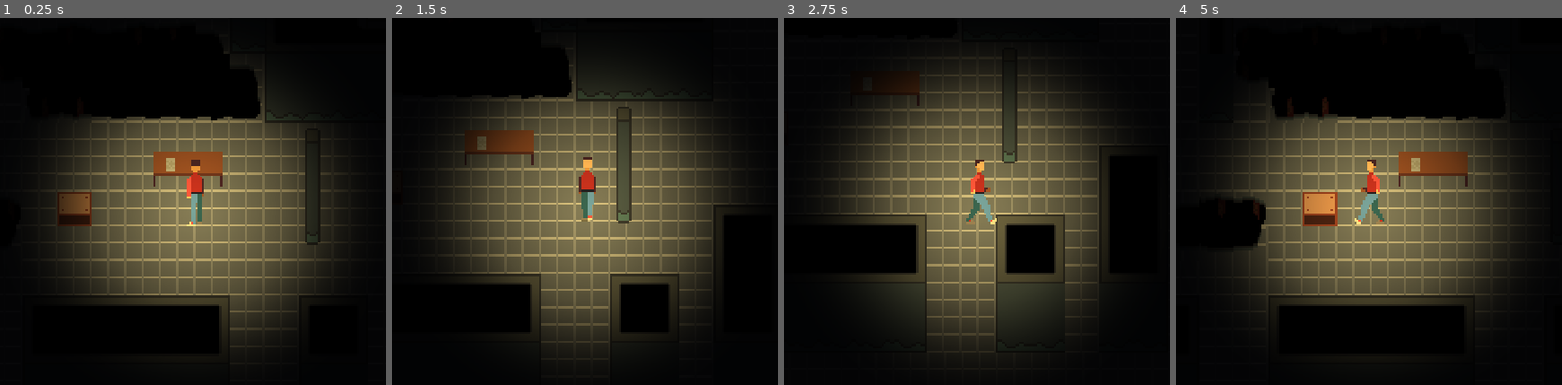
Above: before the commit, frames 1-4 (left to right).
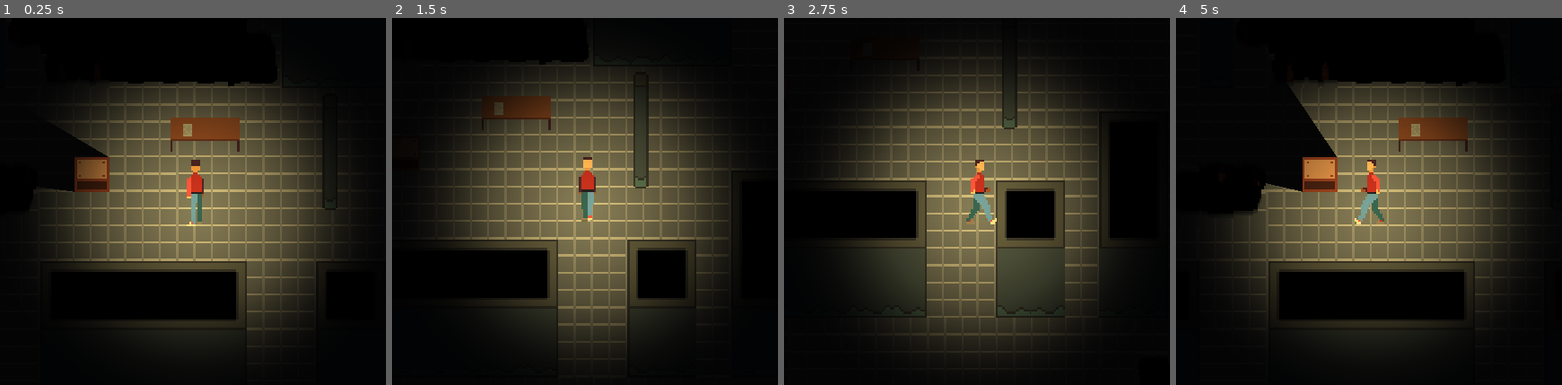
Above: after the commit, the same moments.

Repository: sudolink/PT_game_godot
Game: Godot game, scene res://alpha_room.tscn
Two runs of this game, one before a commit and one after it. Both use one fixed random seed, a clock stepped at 60 frames per second and the inputs below.
Inputs:
- Up to frame 1 (0.25 s): no input
- Up to frame 2 (1.5 s): tap Enter at 0.5 s; hold Right (ui_right) 0.53-1.28 s; tap Space (ui_select) at 0.77 s; hold Down (ui_down) from 1.28 s (still down)
- Up to frame 3 (2.75 s): tap Space (ui_select) at 1.52 s; release Down (ui_down) at 2.03 s; hold Right (ui_right) from 2.03 s (still down)
- Up to frame 4 (5 s): release Right (ui_right) at 2.78 s; hold Up (ui_up) 2.78-3.53 s; tap Space (ui_select) at 3.02, 3.77, 4.52 s; hold Left (ui_left) from 3.53 s (still down)

The runs differ from the first frame. In frame 1, 15% of the frame differs, in the area x 11-89%, y 9-90%; in frame 2, 12%; in frame 3, 7.4%; in frame 4, 20%, in the area x 9-84%, y 17-89%.

Commit message:
shadow, interaction

Diff:
--- /dev/null
+++ b/Box.gd
@@ -0,0 +1,16 @@
+extends StaticBody2D
+
+# Declare member variables here. Examples:
+# var a = 2
+# var b = "text"
+
+# Called when the node enters the scene tree for the first time.
+func _ready():
+	print("box is ready")
+
+# Called every frame. 'delta' is the elapsed time since the previous frame.
+#func _process(delta):
+#	pass
+
+func description():
+	print("It's a wooden box.")
--- a/alpha_room.tscn
+++ b/alpha_room.tscn
@@ -1,114 +1,134 @@
-[gd_scene load_steps=68 format=2]
+[gd_scene load_steps=75 format=2]
 
 [ext_resource path="res://tileset.tres" type="TileSet" id=1]
 [ext_resource path="res://TileMap.gd" type="Script" id=2]
-[ext_resource path="res://assets/objects/Box.png" type="Texture" id=3]
-[ext_resource path="res://assets/objects/Table.png" type="Texture" id=4]
-[ext_resource path="res://assets/objects/Column.png" type="Texture" id=5]
-[ext_resource path="res://KinematicBody2D.gd" type="Script" id=6]
-[ext_resource path="res://assets/character/walk-frames/DOWN/0_frame.png" type="Texture" id=7]
-[ext_resource path="res://assets/character/walk-frames/DOWN/1_frame.png" type="Texture" id=8]
-[ext_resource path="res://assets/character/walk-frames/DOWN/2_frame.png" type="Texture" id=9]
-[ext_resource path="res://assets/character/walk-frames/DOWN/3_frame.png" type="Texture" id=10]
-[ext_resource path="res://assets/character/walk-frames/DOWN/4_frame.png" type="Texture" id=11]
-[ext_resource path="res://assets/character/walk-frames/DOWN/5_frame.png" type="Texture" id=12]
-[ext_resource path="res://assets/character/walk-frames/DOWN/6_frame.png" type="Texture" id=13]
-[ext_resource path="res://assets/character/walk-frames/DOWN/7_frame.png" type="Texture" id=14]
-[ext_resource path="res://assets/character/walk-frames/DOWN/8_frame.png" type="Texture" id=15]
-[ext_resource path="res://assets/character/walk-frames/DOWN/9_frame.png" type="Texture" id=16]
-[ext_resource path="res://assets/character/walk-frames/DOWN/10_frame.png" type="Texture" id=17]
-[ext_resource path="res://assets/character/walk-frames/DOWN/11_frame.png" type="Texture" id=18]
-[ext_resource path="res://assets/character/walk-frames/UP/0_frame.png" type="Texture" id=19]
-[ext_resource path="res://assets/character/walk-frames/UP/1_frame.png" type="Texture" id=20]
-[ext_resource path="res://assets/character/walk-frames/UP/2_frame.png" type="Texture" id=21]
-[ext_resource path="res://assets/character/walk-frames/UP/3_frame.png" type="Texture" id=22]
-[ext_resource path="res://assets/character/walk-frames/UP/4_frame.png" type="Texture" id=23]
-[ext_resource path="res://assets/character/walk-frames/UP/5_frame.png" type="Texture" id=24]
-[ext_resource path="res://assets/character/walk-frames/UP/6_frame.png" type="Texture" id=25]
-[ext_resource path="res://assets/character/walk-frames/UP/7_frame.png" type="Texture" id=26]
-[ext_resource path="res://assets/character/walk-frames/UP/8_frame.png" type="Texture" id=27]
-[ext_resource path="res://assets/character/walk-frames/UP/9_frame.png" type="Texture" id=28]
-[ext_resource path="res://assets/character/walk-frames/UP/10_frame.png" type="Texture" id=29]
-[ext_resource path="res://assets/character/walk-frames/UP/11_frame.png" type="Texture" id=30]
-[ext_resource path="res://assets/character/walk-frames/LEFT/0_frame.png" type="Texture" id=31]
-[ext_resource path="res://assets/character/walk-frames/LEFT/1_frame.png" type="Texture" id=32]
-[ext_resource path="res://assets/character/walk-frames/LEFT/2_frame.png" type="Texture" id=33]
-[ext_resource path="res://assets/character/walk-frames/LEFT/3_frame.png" type="Texture" id=34]
-[ext_resource path="res://assets/character/walk-frames/LEFT/4_frame.png" type="Texture" id=35]
-[ext_resource path="res://assets/character/walk-frames/LEFT/5_frame.png" type="Texture" id=36]
-[ext_resource path="res://assets/character/walk-frames/LEFT/6_frame.png" type="Texture" id=37]
-[ext_resource path="res://assets/character/walk-frames/LEFT/7_frame.png" type="Texture" id=38]
-[ext_resource path="res://assets/character/walk-frames/LEFT/8_frame.png" type="Texture" id=39]
-[ext_resource path="res://assets/character/walk-frames/LEFT/9_frame.png" type="Texture" id=40]
-[ext_resource path="res://assets/character/walk-frames/LEFT/10_frame.png" type="Texture" id=41]
-[ext_resource path="res://assets/character/walk-frames/LEFT/11_frame.png" type="Texture" id=42]
-[ext_resource path="res://assets/character/walk-frames/UP_LEFT/0_frame.png" type="Texture" id=43]
-[ext_resource path="res://assets/character/walk-frames/UP_LEFT/1_frame.png" type="Texture" id=44]
-[ext_resource path="res://assets/character/walk-frames/UP_LEFT/2_frame.png" type="Texture" id=45]
-[ext_resource path="res://assets/character/walk-frames/UP_LEFT/3_frame.png" type="Texture" id=46]
-[ext_resource path="res://assets/character/walk-frames/UP_LEFT/4_frame.png" type="Texture" id=47]
-[ext_resource path="res://assets/character/walk-frames/UP_LEFT/5_frame.png" type="Texture" id=48]
-[ext_resource path="res://assets/character/walk-frames/UP_LEFT/6_frame.png" type="Texture" id=49]
-[ext_resource path="res://assets/character/walk-frames/UP_LEFT/7_frame.png" type="Texture" id=50]
-[ext_resource path="res://assets/character/walk-frames/UP_LEFT/8_frame.png" type="Texture" id=51]
-[ext_resource path="res://assets/character/walk-frames/UP_LEFT/9_frame.png" type="Texture" id=52]
-[ext_resource path="res://assets/character/walk-frames/UP_LEFT/10_frame.png" type="Texture" id=53]
-[ext_resource path="res://assets/character/walk-frames/UP_LEFT/11_frame.png" type="Texture" id=54]
-[ext_resource path="res://assets/character/idles/char_idle_up1.png" type="Texture" id=55]
-[ext_resource path="res://assets/character/idles/char_idle_upl.png" type="Texture" id=56]
-[ext_resource path="res://assets/character/idles/char_idle_upr.png" type="Texture" id=57]
-[ext_resource path="res://assets/character/idles/char_idle_left.png" type="Texture" id=58]
-[ext_resource path="res://assets/character/idles/char_idle_right.png" type="Texture" id=59]
-[ext_resource path="res://assets/character/idles/char_idle_downr.png" type="Texture" id=60]
-[ext_resource path="res://assets/character/idles/char_idle_downL.png" type="Texture" id=61]
-[ext_resource path="res://assets/character/light.png" type="Texture" id=62]
+[ext_resource path="res://Box.gd" type="Script" id=3]
+[ext_resource path="res://assets/objects/Box.png" type="Texture" id=4]
+[ext_resource path="res://detect_proximity.gd" type="Script" id=5]
+[ext_resource path="res://assets/objects/Table.png" type="Texture" id=6]
+[ext_resource path="res://assets/objects/Column.png" type="Texture" id=7]
+[ext_resource path="res://KinematicBody2D.gd" type="Script" id=8]
+[ext_resource path="res://assets/character/walk-frames/DOWN/0_frame.png" type="Texture" id=9]
+[ext_resource path="res://assets/character/walk-frames/DOWN/1_frame.png" type="Texture" id=10]
+[ext_resource path="res://assets/character/walk-frames/DOWN/2_frame.png" type="Texture" id=11]
+[ext_resource path="res://assets/character/walk-frames/DOWN/3_frame.png" type="Texture" id=12]
+[ext_resource path="res://assets/character/walk-frames/DOWN/4_frame.png" type="Texture" id=13]
+[ext_resource path="res://assets/character/walk-frames/DOWN/5_frame.png" type="Texture" id=14]
+[ext_resource path="res://assets/character/walk-frames/DOWN/6_frame.png" type="Texture" id=15]
+[ext_resource path="res://assets/character/walk-frames/DOWN/7_frame.png" type="Texture" id=16]
+[ext_resource path="res://assets/character/walk-frames/DOWN/8_frame.png" type="Texture" id=17]
+[ext_resource path="res://assets/character/walk-frames/DOWN/9_frame.png" type="Texture" id=18]
+[ext_resource path="res://assets/character/walk-frames/DOWN/10_frame.png" type="Texture" id=19]
+[ext_resource path="res://assets/character/walk-frames/DOWN/11_frame.png" type="Texture" id=20]
+[ext_resource path="res://assets/character/walk-frames/UP/0_frame.png" type="Texture" id=21]
+[ext_resource path="res://assets/character/walk-frames/UP/1_frame.png" type="Texture" id=22]
+[ext_resource path="res://assets/character/walk-frames/UP/2_frame.png" type="Texture" id=23]
+[ext_resource path="res://assets/character/walk-frames/UP/3_frame.png" type="Texture" id=24]
+[ext_resource path="res://assets/character/walk-frames/UP/4_frame.png" type="Texture" id=25]
+[ext_resource path="res://assets/character/walk-frames/UP/5_frame.png" type="Texture" id=26]
+[ext_resource path="res://assets/character/walk-frames/UP/6_frame.png" type="Texture" id=27]
+[ext_resource path="res://assets/character/walk-frames/UP/7_frame.png" type="Texture" id=28]
+[ext_resource path="res://assets/character/walk-frames/UP/8_frame.png" type="Texture" id=29]
+[ext_resource path="res://assets/character/walk-frames/UP/9_frame.png" type="Texture" id=30]
+[ext_resource path="res://assets/character/walk-frames/UP/10_frame.png" type="Texture" id=31]
+[ext_resource path="res://assets/character/walk-frames/UP/11_frame.png" type="Texture" id=32]
+[ext_resource path="res://assets/character/walk-frames/LEFT/0_frame.png" type="Texture" id=33]
+[ext_resource path="res://assets/character/walk-frames/LEFT/1_frame.png" type="Texture" id=34]
+[ext_resource path="res://assets/character/walk-frames/LEFT/2_frame.png" type="Texture" id=35]
+[ext_resource path="res://assets/character/walk-frames/LEFT/3_frame.png" type="Texture" id=36]
+[ext_resource path="res://assets/character/walk-frames/LEFT/4_frame.png" type="Texture" id=37]
+[ext_resource path="res://assets/character/walk-frames/LEFT/5_frame.png" type="Texture" id=38]
+[ext_resource path="res://assets/character/walk-frames/LEFT/6_frame.png" type="Texture" id=39]
+[ext_resource path="res://assets/character/walk-frames/LEFT/7_frame.png" type="Texture" id=40]
+[ext_resource path="res://assets/character/walk-frames/LEFT/8_frame.png" type="Texture" id=41]
+[ext_resource path="res://assets/character/walk-frames/LEFT/9_frame.png" type="Texture" id=42]
+[ext_resource path="res://assets/character/walk-frames/LEFT/10_frame.png" type="Texture" id=43]
+[ext_resource path="res://assets/character/walk-frames/LEFT/11_frame.png" type="Texture" id=44]
+[ext_resource path="res://assets/character/walk-frames/UP_LEFT/0_frame.png" type="Texture" id=45]
+[ext_resource path="res://assets/character/walk-frames/UP_LEFT/1_frame.png" type="Texture" id=46]
+[ext_resource path="res://assets/character/walk-frames/UP_LEFT/2_frame.png" type="Texture" id=47]
+[ext_resource path="res://assets/character/walk-frames/UP_LEFT/3_frame.png" type="Texture" id=48]
+[ext_resource path="res://assets/character/walk-frames/UP_LEFT/4_frame.png" type="Texture" id=49]
+[ext_resource path="res://assets/character/walk-frames/UP_LEFT/5_frame.png" type="Texture" id=50]
+[ext_resource path="res://assets/character/walk-frames/UP_LEFT/6_frame.png" type="Texture" id=51]
+[ext_resource path="res://assets/character/walk-frames/UP_LEFT/7_frame.png" type="Texture" id=52]
+[ext_resource path="res://assets/character/walk-frames/UP_LEFT/8_frame.png" type="Texture" id=53]
+[ext_resource path="res://assets/character/walk-frames/UP_LEFT/9_frame.png" type="Texture" id=54]
+[ext_resource path="res://assets/character/walk-frames/UP_LEFT/10_frame.png" type="Texture" id=55]
+[ext_resource path="res://assets/character/walk-frames/UP_LEFT/11_frame.png" type="Texture" id=56]
+[ext_resource path="res://assets/character/idles/char_idle_up1.png" type="Texture" id=57]
+[ext_resource path="res://assets/character/idles/char_idle_upl.png" type="Texture" id=58]
+[ext_resource path="res://assets/character/idles/char_idle_upr.png" type="Texture" id=59]
+[ext_resource path="res://assets/character/idles/char_idle_left.png" type="Texture" id=60]
+[ext_resource path="res://assets/character/idles/char_idle_right.png" type="Texture" id=61]
+[ext_resource path="res://assets/character/idles/char_idle_downr.png" type="Texture" id=62]
+[ext_resource path="res://assets/character/idles/char_idle_downL.png" type="Texture" id=63]
+[ext_resource path="res://assets/character/light.png" type="Texture" id=64]
+
+[sub_resource type="OccluderPolygon2D" id=8]
+cull_mode = 1
+polygon = PoolVector2Array( 0, -16, 16, -16, 16, 16, -16, 16, -16, -16 )
 
 [sub_resource type="CapsuleShape2D" id=7]
 radius = 17.6486
 height = 0.139648
 
+[sub_resource type="CircleShape2D" id=12]
+radius = 52.6092
+
+[sub_resource type="OccluderPolygon2D" id=10]
+cull_mode = 2
+polygon = PoolVector2Array( -15.9439, 7.94487, -15.0073, 7.94487, -15.0073, 3.0417, 15.0728, 3.0417, 15.1278, 7.99997, 15.9542, 7.94487, 16.0644, -8.03173, -16.0541, -8.03173 )
+
 [sub_resource type="CapsuleShape2D" id=6]
 radius = 10.9983
 height = 45.5403
 
+[sub_resource type="OccluderPolygon2D" id=11]
+cull_mode = 1
+polygon = PoolVector2Array( -2.97781, 25.9077, -3.92474, 25.9077, -3.78949, -25.8356, 2.9743, -25.8356, 2.98682, 25.9896, 2.01251, 25.9896, 2.01251, 26.889, -3.08377, 26.889 )
+
 [sub_resource type="CapsuleShape2D" id=5]
 radius = 7.09949
 height = 6.30383
 
 [sub_resource type="SpriteFrames" id=1]
 animations = [ {
-"frames": [ ExtResource( 7 ), ExtResource( 8 ), ExtResource( 9 ), ExtResource( 10 ), ExtResource( 11 ), ExtResource( 12 ), ExtResource( 13 ), ExtResource( 14 ), ExtResource( 15 ), ExtResource( 16 ), ExtResource( 17 ), ExtResource( 18 ) ],
+"frames": [ ExtResource( 9 ), ExtResource( 10 ), ExtResource( 11 ), ExtResource( 12 ), ExtResource( 13 ), ExtResource( 14 ), ExtResource( 15 ), ExtResource( 16 ), ExtResource( 17 ), ExtResource( 18 ), ExtResource( 19 ), ExtResource( 20 ) ],
 "loop": true,
 "name": "downWalk",
 "speed": 16.0
 }, {
-"frames": [ ExtResource( 19 ), ExtResource( 20 ), ExtResource( 21 ), ExtResource( 22 ), ExtResource( 23 ), ExtResource( 24 ), ExtResource( 25 ), ExtResource( 26 ), ExtResource( 27 ), ExtResource( 28 ), ExtResource( 29 ), ExtResource( 30 ) ],
+"frames": [ ExtResource( 21 ), ExtResource( 22 ), ExtResource( 23 ), ExtResource( 24 ), ExtResource( 25 ), ExtResource( 26 ), ExtResource( 27 ), ExtResource( 28 ), ExtResource( 29 ), ExtResource( 30 ), ExtResource( 31 ), ExtResource( 32 ) ],
 "loop": true,
 "name": "upWalk",
 "speed": 16.0
 }, {
-"frames": [ ExtResource( 31 ), ExtResource( 32 ), ExtResource( 33 ), ExtResource( 34 ), ExtResource( 35 ), ExtResource( 36 ), ExtResource( 37 ), ExtResource( 38 ), ExtResource( 39 ), ExtResource( 40 ), ExtResource( 41 ), ExtResource( 42 ) ],
+"frames": [ ExtResource( 33 ), ExtResource( 34 ), ExtResource( 35 ), ExtResource( 36 ), ExtResource( 37 ), ExtResource( 38 ), ExtResource( 39 ), ExtResource( 40 ), ExtResource( 41 ), ExtResource( 42 ), ExtResource( 43 ), ExtResource( 44 ) ],
 "loop": true,
 "name": "hWalk",
 "speed": 16.0
 }, {
-"frames": [ ExtResource( 43 ), ExtResource( 44 ), ExtResource( 45 ), ExtResource( 46 ), ExtResource( 47 ), ExtResource( 48 ), ExtResource( 49 ), ExtResource( 50 ), ExtResource( 51 ), ExtResource( 52 ), ExtResource( 53 ), ExtResource( 54 ) ],
+"frames": [ ExtResource( 45 ), ExtResource( 46 ), ExtResource( 47 ), ExtResource( 48 ), ExtResource( 49 ), ExtResource( 50 ), ExtResource( 51 ), ExtResource( 52 ), ExtResource( 53 ), ExtResource( 54 ), ExtResource( 55 ), ExtResource( 56 ) ],
 "loop": true,
 "name": "downDiag",
 "speed": 16.0
 }, {
-"frames": [ ExtResource( 55 ), ExtResource( 56 ), ExtResource( 57 ), ExtResource( 55 ), ExtResource( 58 ), ExtResource( 59 ), ExtResource( 60 ), ExtResource( 61 ) ],
+"frames": [ ExtResource( 57 ), ExtResource( 58 ), ExtResource( 59 ), ExtResource( 57 ), ExtResource( 60 ), ExtResource( 61 ), ExtResource( 62 ), ExtResource( 63 ) ],
 "loop": true,
 "name": "Idle",
-"speed": 1.0
-}, {
-"frames": [ ExtResource( 43 ), ExtResource( 44 ), ExtResource( 45 ), ExtResource( 46 ), ExtResource( 47 ), ExtResource( 48 ), ExtResource( 49 ), ExtResource( 50 ), ExtResource( 51 ), ExtResource( 52 ), ExtResource( 53 ), ExtResource( 54 ) ],
+"speed": 0.5
+}, {
+"frames": [ ExtResource( 45 ), ExtResource( 46 ), ExtResource( 47 ), ExtResource( 48 ), ExtResource( 49 ), ExtResource( 50 ), ExtResource( 51 ), ExtResource( 52 ), ExtResource( 53 ), ExtResource( 54 ), ExtResource( 55 ), ExtResource( 56 ) ],
 "loop": true,
 "name": "upDiag",
 "speed": 16.0
 } ]
 
 [sub_resource type="RectangleShape2D" id=2]
+
+[sub_resource type="CircleShape2D" id=9]
+radius = 65.6604
 
 [node name="room_alpha" type="Node2D"]
 
@@ -133,14 +153,31 @@
 [node name="Box" type="StaticBody2D" parent="interactibles"]
 light_mask = 0
 position = Vector2( 336, 304 )
+script = ExtResource( 3 )
+__meta__ = {
+"_edit_group_": true
+}
 
 [node name="Sprite" type="Sprite" parent="interactibles/Box"]
+show_behind_parent = true
 scale = Vector2( 2, 2 )
 z_index = -5
-texture = ExtResource( 3 )
+texture = ExtResource( 4 )
+
+[node name="LightOccluder2D" type="LightOccluder2D" parent="interactibles/Box/Sprite"]
+show_behind_parent = true
+scale = Vector2( 0.5, 0.5 )
+z_index = -10
+occluder = SubResource( 8 )
 
 [node name="CollisionShape2D" type="CollisionShape2D" parent="interactibles/Box"]
 shape = SubResource( 7 )
+
+[node name="detect_proximity" type="Area2D" parent="interactibles/Box"]
+script = ExtResource( 5 )
+
+[node name="CollisionShape2D" type="CollisionShape2D" parent="interactibles/Box/detect_proximity"]
+shape = SubResource( 12 )
 
 [node name="Table" type="StaticBody2D" parent="interactibles"]
 editor/display_folded = true
@@ -154,7 +191,11 @@
 position = Vector2( 0.244263, -5 )
 scale = Vector2( 2, 2 )
 z_index = -5
-texture = ExtResource( 4 )
+texture = ExtResource( 6 )
+
+[node name="LightOccluder2D" type="LightOccluder2D" parent="interactibles/Table/Sprite"]
+visible = false
+occluder = SubResource( 10 )
 
 [node name="CollisionShape2D2" type="CollisionShape2D" parent="interactibles/Table"]
 position = Vector2( 0.166107, -10.1696 )
@@ -172,18 +213,24 @@
 [node name="Sprite" type="Sprite" parent="interactibles/Pillar"]
 scale = Vector2( 2, 2 )
 z_index = -5
-texture = ExtResource( 5 )
+texture = ExtResource( 7 )
+
+[node name="LightOccluder2D" type="LightOccluder2D" parent="interactibles/Pillar/Sprite"]
+visible = false
+occluder = SubResource( 11 )
 
 [node name="CollisionShape2D" type="CollisionShape2D" parent="interactibles/Pillar"]
 position = Vector2( -1.16229, 44.7069 )
 shape = SubResource( 5 )
 
 [node name="Player" type="KinematicBody2D" parent="."]
-position = Vector2( 48, 32 )
-z_index = 1
-script = ExtResource( 6 )
-__meta__ = {
-"_edit_group_": true
+light_mask = 3
+position = Vector2( 32, 64 )
+z_index = 4
+script = ExtResource( 8 )
+__meta__ = {
+"_edit_group_": true,
+"_edit_lock_": true
 }
 
 [node name="Sprite" type="AnimatedSprite" parent="Player"]
@@ -191,6 +238,7 @@
 scale = Vector2( 2, 2 )
 frames = SubResource( 1 )
 animation = "Idle"
+playing = true
 
 [node name="collision" type="CollisionShape2D" parent="Player"]
 position = Vector2( 400, 278 )
@@ -203,14 +251,18 @@
 zoom = Vector2( 0.65, 0.65 )
 
 [node name="circlight" type="Light2D" parent="Player"]
+show_behind_parent = true
 position = Vector2( 400, 271 )
 scale = Vector2( 1.24782, 1.24782 )
 z_index = -3
-texture = ExtResource( 62 )
+texture = ExtResource( 64 )
 color = Color( 1, 0.854902, 0.470588, 1 )
 energy = 1.1
 shadow_enabled = true
-shadow_color = Color( 0, 0, 0, 0.545098 )
-shadow_gradient_length = 0.5
-shadow_filter = 1
-shadow_filter_smooth = 64.0
+shadow_color = Color( 0, 0, 0, 0.376471 )
+
+[node name="detect_proximity" type="CollisionShape2D" parent="Player"]
+visible = false
+position = Vector2( 400, 250.843 )
+shape = SubResource( 9 )
+disabled = true
--- /dev/null
+++ b/detect_proximity.gd
@@ -0,0 +1,15 @@
+extends Area2D
+
+# Declare member variables here. Examples:
+# var a = 2
+# var b = "text"
+
+# Called when the node enters the scene tree for the first time.
+func _ready():
+	pass # Replace with function body.
+
+# Called every frame. 'delta' is the elapsed time since the previous frame.
+#func _process(delta):
+#	pass
+
+#self.body_entered()
